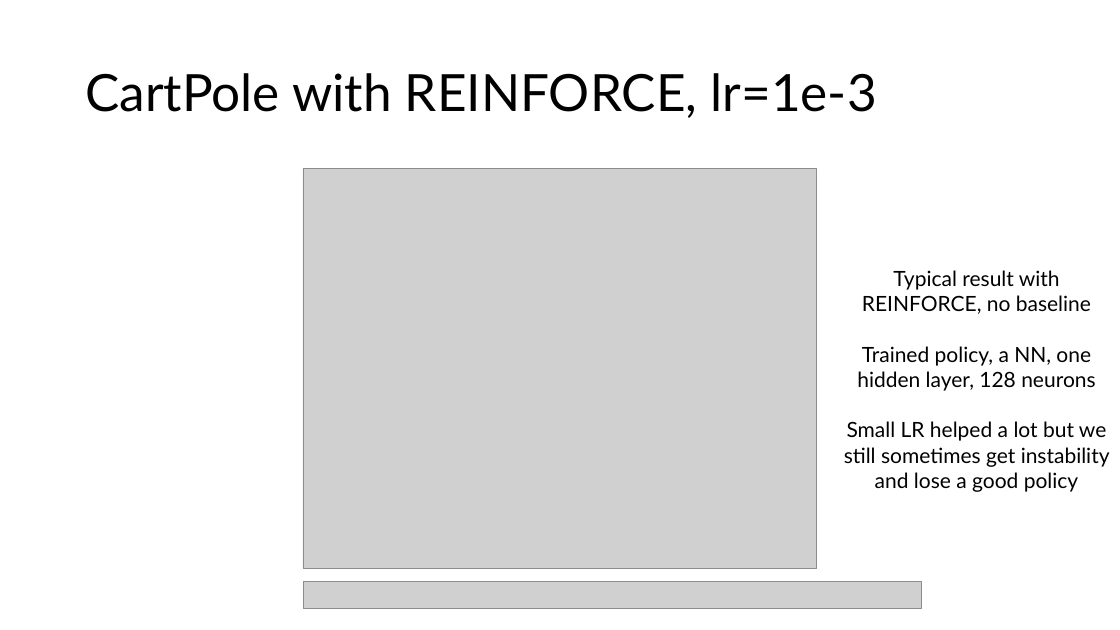
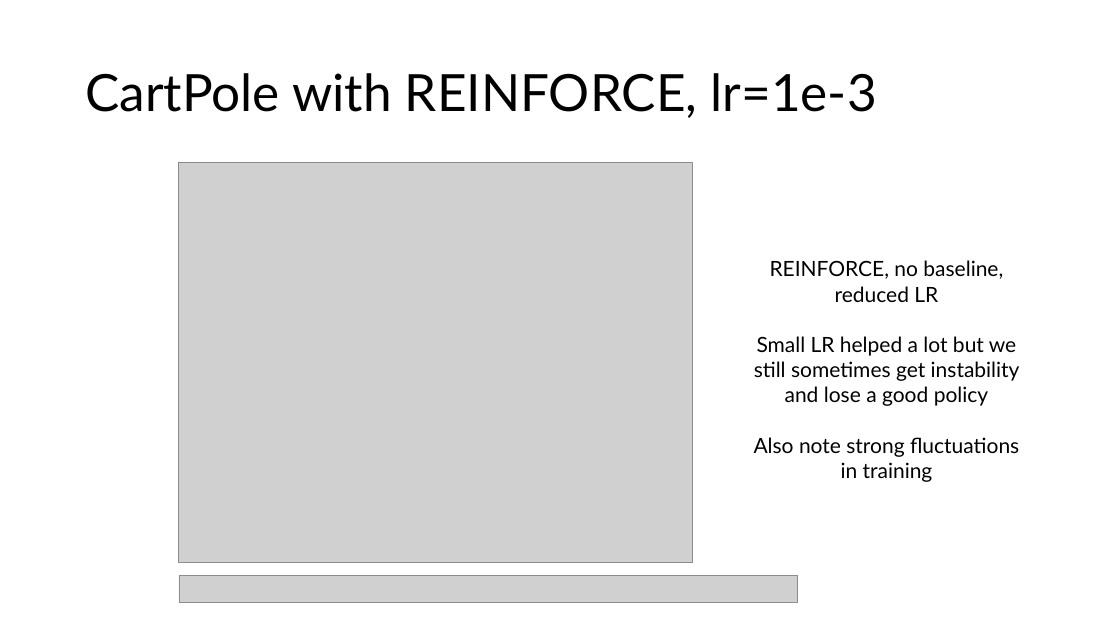
Before and after one commit to PashaDolgirev/optical-PPO, a slide deck: slide 4 of CartPole_results/RL_REINFORCE_PPO.pptx. Drawn at 1120x630 pixels with LibreOffice and Linux fonts; fonts in the diff are those of the drawing; grey boxes stand for pictures. Boxes give left, top, right and bottom in pixels: in the first picture for what was removed or moved away, otherwise in the second. Text is boxed around its words. In the diff, an @@ line names an element or a change of style, - is before the commit and + after.

```diff
--- a/CartPole_results/RL_REINFORCE_PPO.pptx
+++ b/CartPole_results/RL_REINFORCE_PPO.pptx
@@ picture: place and size @@
-picture at (303,169,818,569)
+picture at (179,162,693,562)
@@ text "REINFORCE, no baseline, reduced LR": place and size @@
-text "REINFORCE, no baseline, reduced LR" at (844,270,1110,492)
+text "REINFORCE, no baseline, reduced LR" at (754,260,1020,482)
@@ text at (770,260,1003,302): text changed @@
-Typical result with REINFORCE, no baseline
-Trained policy, a NN, one hidden layer, 128 neurons
+REINFORCE, no baseline, reduced LR
@@ text at (754,437,1019,482): paragraph added @@
+Also note strong fluctuations in training
@@ picture: place and size @@
-picture at (303,581,922,608)
+picture at (179,576,797,602)
```
Also in this commit, not shown: 5 other slides changed, 3 slides added, 16 other files.
